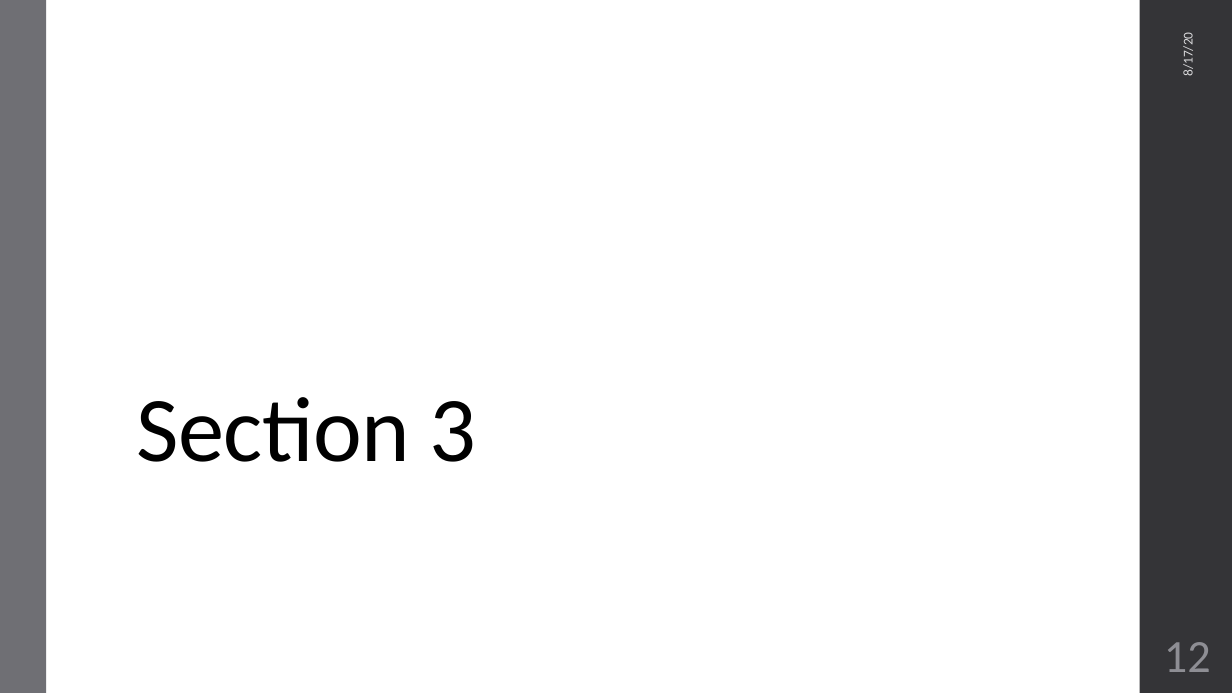
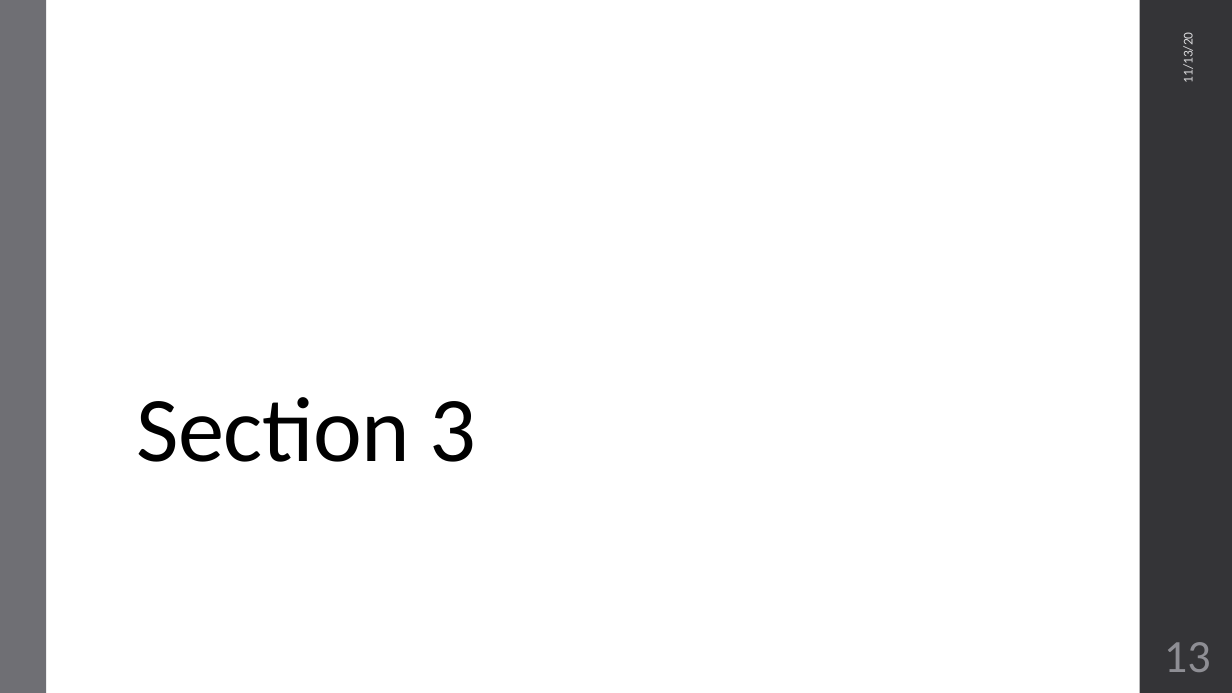
Before and after one commit to ndb38/gis-for-geoscientists, a slide deck: slide 14 of lectures/Session 3/Session3_Lecture.pptx (slide 13 before the commit). Drawn at 1232x693 pixels with LibreOffice and Linux fonts; fonts in the diff are those of the drawing. Boxes give left, top, right and bottom in pixels: in the first picture for what was removed or moved away, otherwise in the second. Text is boxed around its words. In the diff, an @@ line names an element or a change of style, - is before the commit and + after.

```diff
--- a/lectures/Session 3/Session3_Lecture.pptx
+++ b/lectures/Session 3/Session3_Lecture.pptx
@@ text at [1180, 37, 1196, 82]: text changed @@
-8/17/20
+11/13/20
@@ page number at [1164, 642, 1211, 672]: text changed @@
-12
+13
```
Also in this commit, not shown: 15 other slides changed, 1 slide added, 28 other files.
